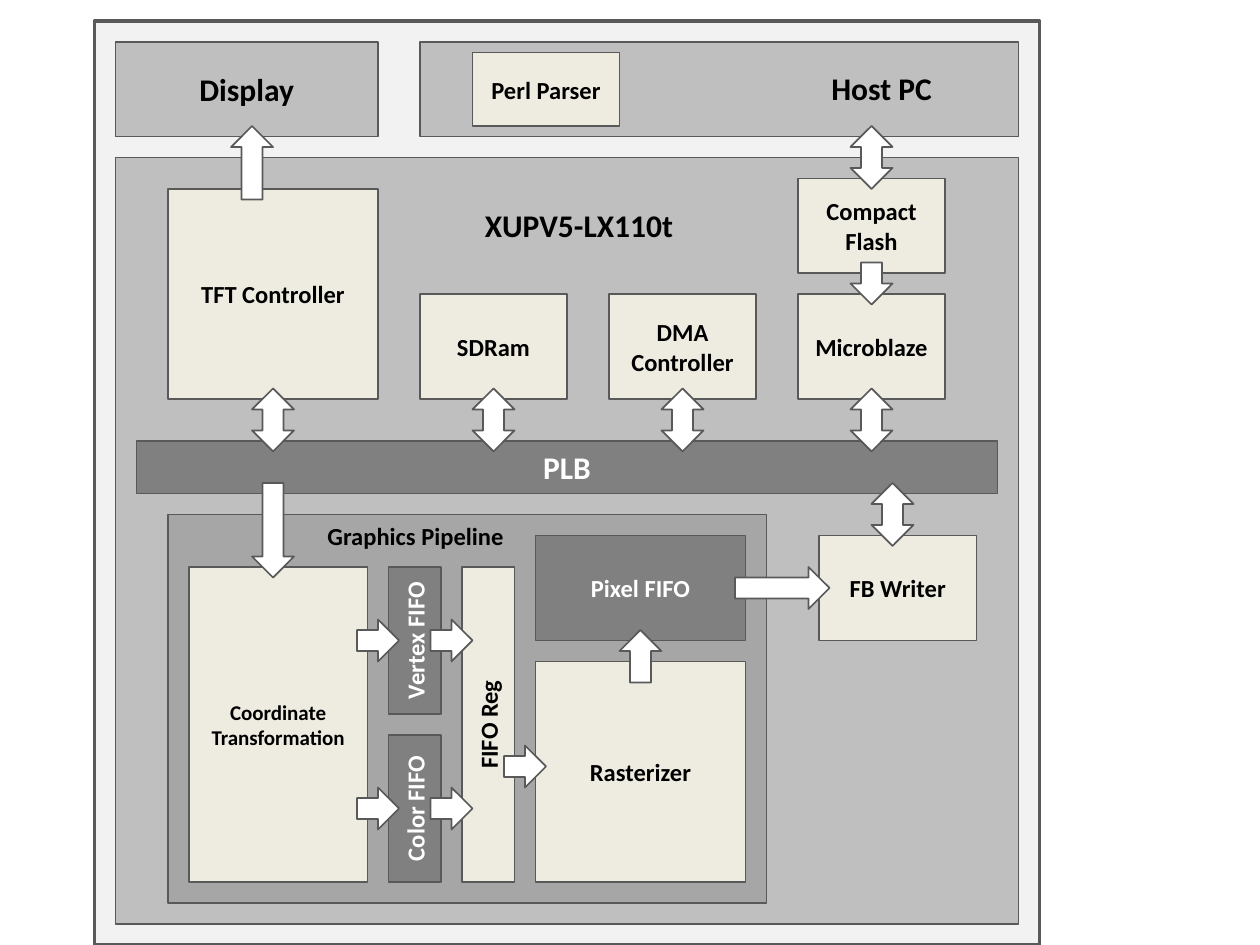
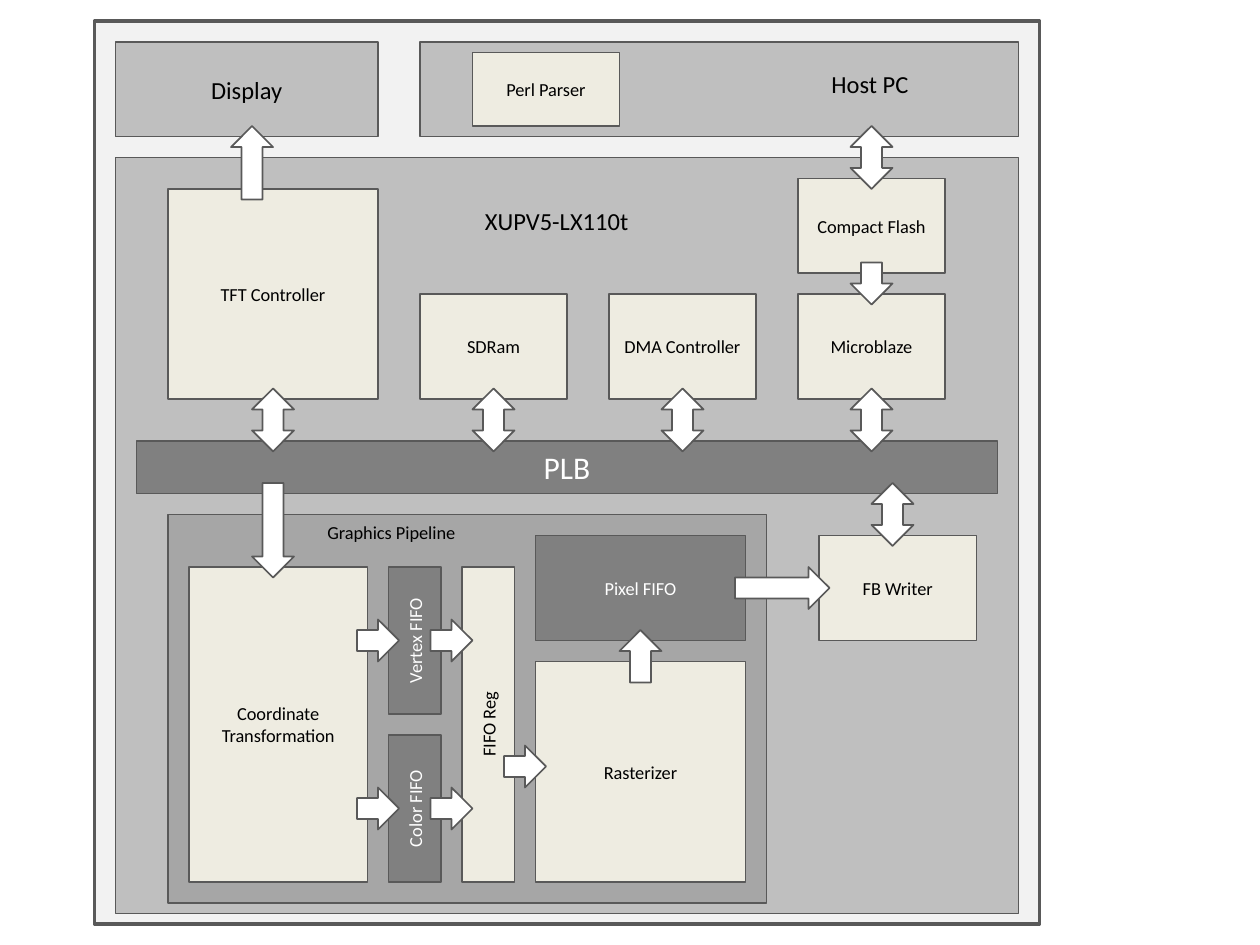
Before and after one commit to lzw545/opengg, a slide deck: slide 1 of doc/Final Report/system_diagram.pptx. Drawn at 1260x945 pixels with LibreOffice and Linux fonts; fonts in the diff are those of the drawing. Boxes give left, top, right and bottom in pixels: in the first picture for what was removed or moved away, otherwise in the second. Text is boxed around its words. In the diff, an @@ line names an element or a change of style, - is before the commit and + after.

Commit message:
coordinate atransform figure

```diff
--- a/doc/Final Report/system_diagram.pptx
+++ b/doc/Final Report/system_diagram.pptx
@@ rectangle: place and size @@
-rectangle at box(94, 21, 1040, 945)
+rectangle at box(94, 21, 1040, 925)
@@ rectangle: place and size @@
-rectangle at box(116, 158, 1019, 924)
+rectangle at box(116, 158, 1019, 914)
@@ size 18 to 14 pt, bold off in 3 elements at box(116, 42, 378, 136), box(831, 77, 909, 93), box(485, 214, 628, 230) @@
@@ size 14 to 10.5 pt, bold off in 13 elements at box(389, 568, 442, 715), box(389, 735, 442, 883), box(461, 567, 514, 882), box(536, 662, 746, 882), box(536, 536, 746, 640), box(819, 536, 976, 640), box(168, 189, 378, 399), box(420, 294, 567, 398), box(798, 294, 945, 398), box(798, 179, 945, 273), box(609, 294, 756, 398), box(472, 53, 620, 126), box(327, 526, 455, 542) @@
@@ rectangle "Coordinate Transformation" at box(189, 567, 368, 882): size 12 to 10.5 pt, bold off @@
```
Also in this commit, not shown: 1 other slide changed, 4 other files.
